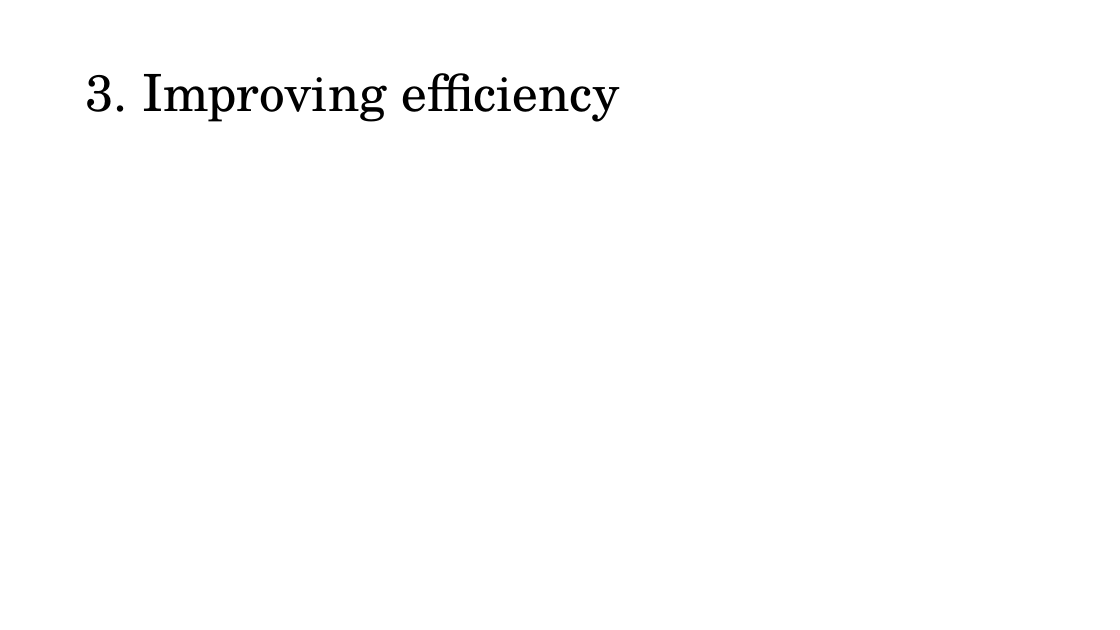
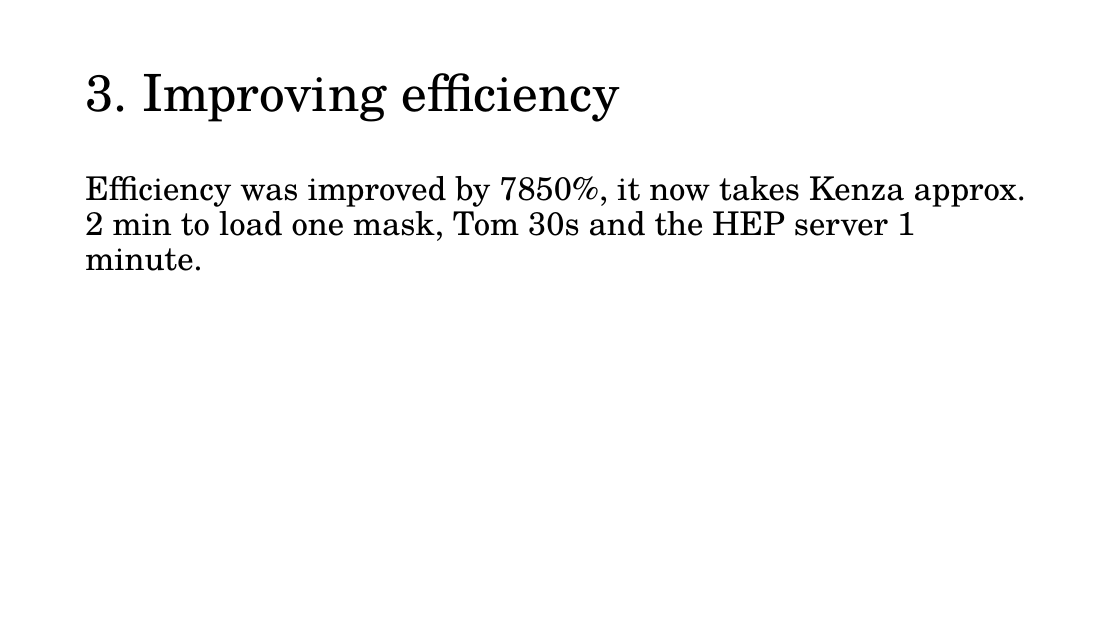
Before and after one commit to kenzaxtazi/cloud-id, a slide deck: slide 7 of Material_for_meeting_070119.pptx (slide 6 before the commit). Drawn at 1120x630 pixels with LibreOffice and Linux fonts; fonts in the diff are those of the drawing. Boxes give left, top, right and bottom in pixels: in the first picture for what was removed or moved away, otherwise in the second. Text is boxed around its words. In the diff, an @@ line names an element or a change of style, - is before the commit and + after.

```diff
--- a/Material_for_meeting_070119.pptx
+++ b/Material_for_meeting_070119.pptx
@@ text added at <box>85,176,1026,271</box>, 28 pt, text #000000 @@
+Efficiency was improved by 7850%, it now takes Kenza approx. 2 min to load one mask, Tom 30s and the HEP server 1 minute.
```
Also in this commit, not shown: 7 other slides changed, 1 slide added, 1 slide removed.
